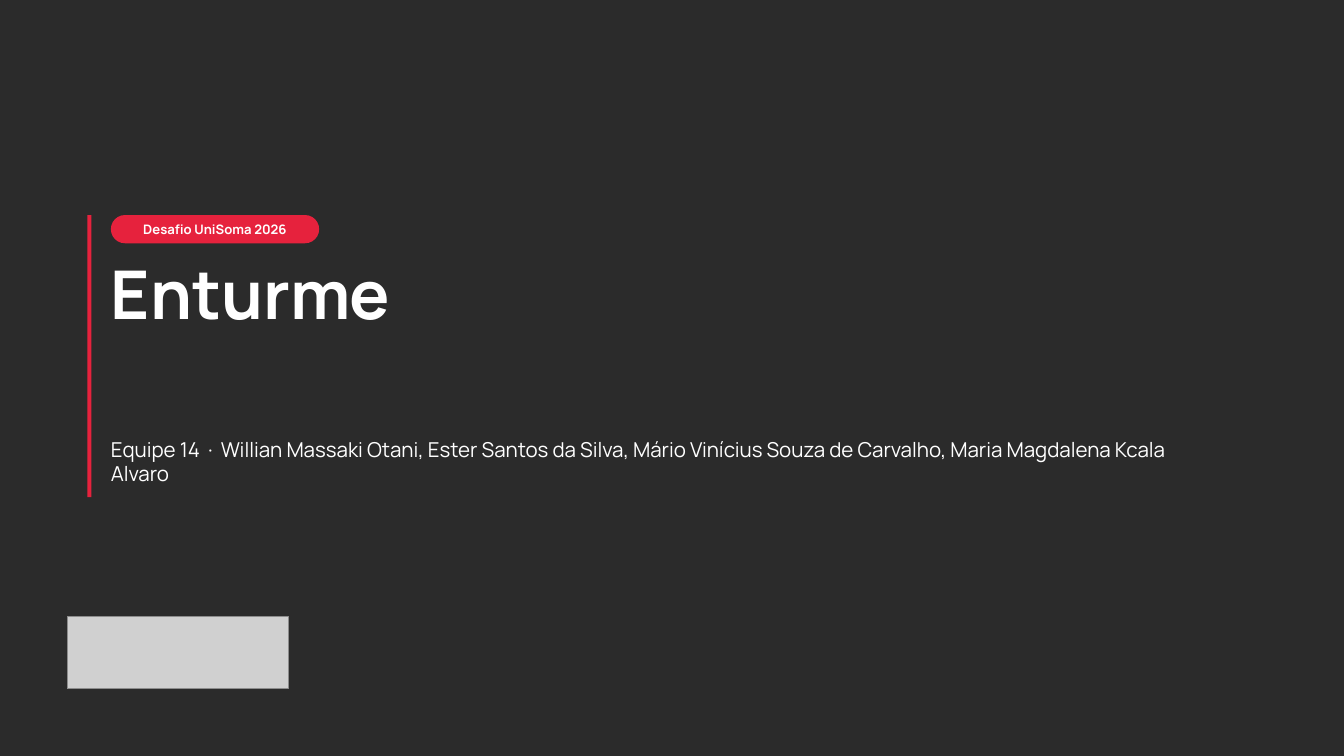
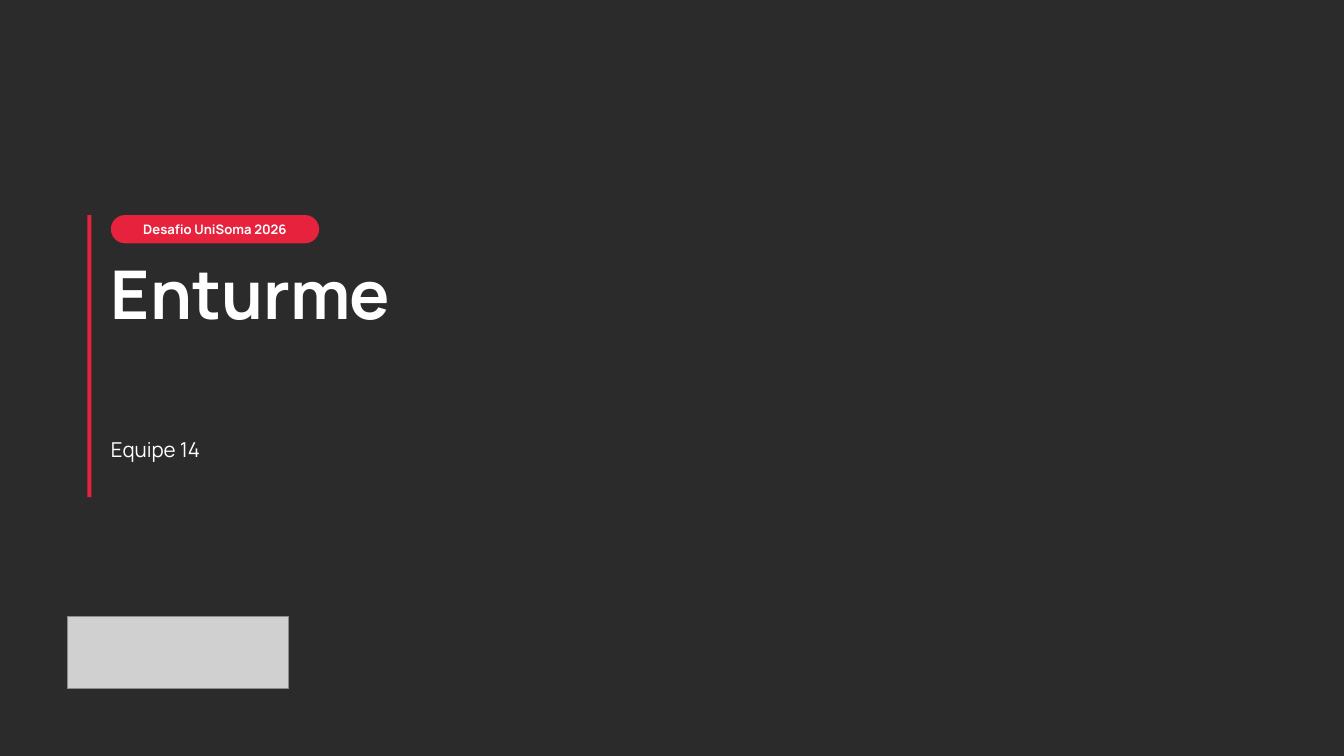
Before and after one commit to m2605/desafio-unisoma, a slide deck: slide 1 of solucao_monolitica/docs/Apresentacao_Enturme.pptx. Drawn at 1344x756 pixels with LibreOffice and Linux fonts; fonts in the diff are those of the drawing; grey boxes stand for pictures; background and template pictures are left out; a plain dark background stands for a picture behind light text. Boxes give left, top, right and bottom in pixels: in the first picture for what was removed or moved away, otherwise in the second. Text is boxed around its words. In the diff, an @@ line names an element or a change of style, - is before the commit and + after.

Commit message:
Slides: fotos e LinkedIn da equipe; capa so com a equipe; encerramento so Obrigado

```diff
--- a/solucao_monolitica/docs/Apresentacao_Enturme.pptx
+++ b/solucao_monolitica/docs/Apresentacao_Enturme.pptx
@@ text at (x1=111, y1=442, x2=200, y2=462): text changed @@
-Equipe 14 · Willian Massaki Otani, Ester Santos da Silva, Mário Vinícius Souza de Carvalho, Maria Magdalena Kcala Alvaro
+Equipe 14
```
Also in this commit, not shown: 2 other slides changed, 8 other files.
